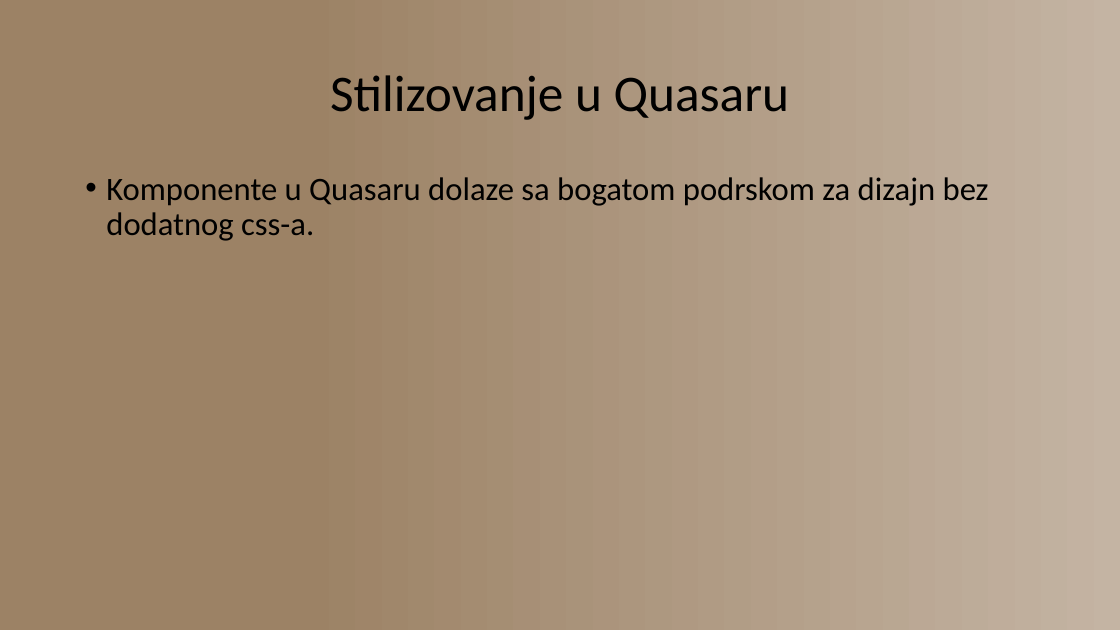
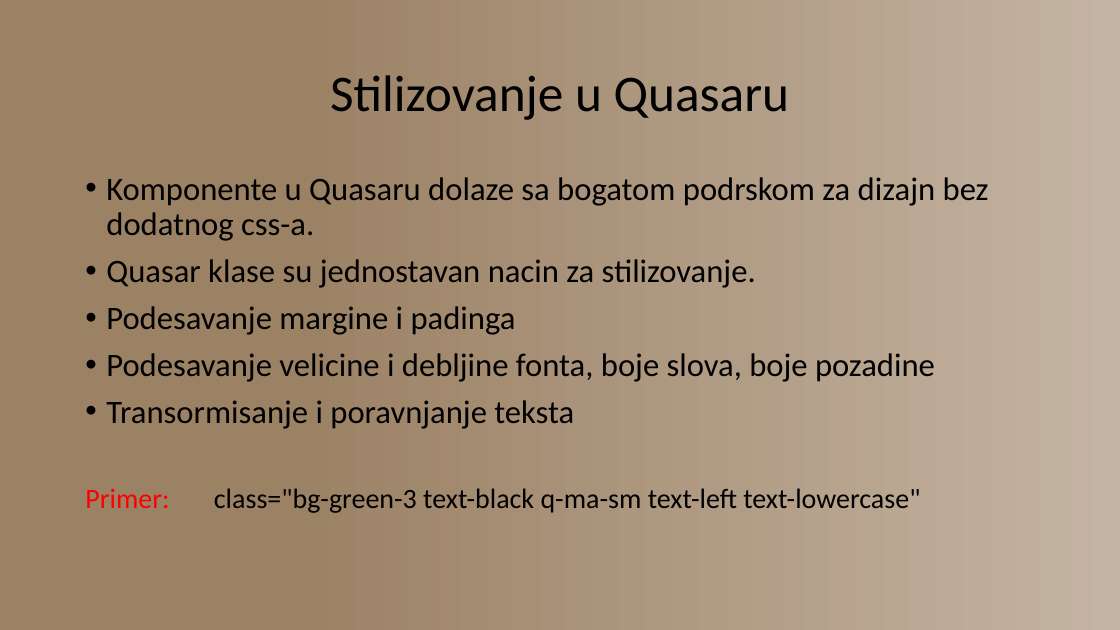
Before and after one commit to zvasiccc/QuasarDemo, a slide deck: slide 4 of Prezentacija.pptx. Drawn at 1120x630 pixels with LibreOffice and Linux fonts; fonts in the diff are those of the drawing. Boxes give left, top, right and bottom in pixels: in the first picture for what was removed or moved away, otherwise in the second. Text is boxed around its words. In the diff, an @@ line names an element or a change of style, - is before the commit and + after.

```diff
--- a/Prezentacija.pptx
+++ b/Prezentacija.pptx
@@ text at bbox=[85, 259, 935, 513]: paragraphs added @@
+• Quasar klase su jednostavan nacin za stilizovanje.
+• Podesavanje margine i padinga
+• Podesavanje velicine i debljine fonta, boje slova, boje pozadine
+• Transormisanje i poravnjanje teksta
+Primer: class="bg-green-3 text-black q-ma-sm text-left text-lowercase"
```
Also in this commit, not shown: 2 other slides changed, 6 other files.
